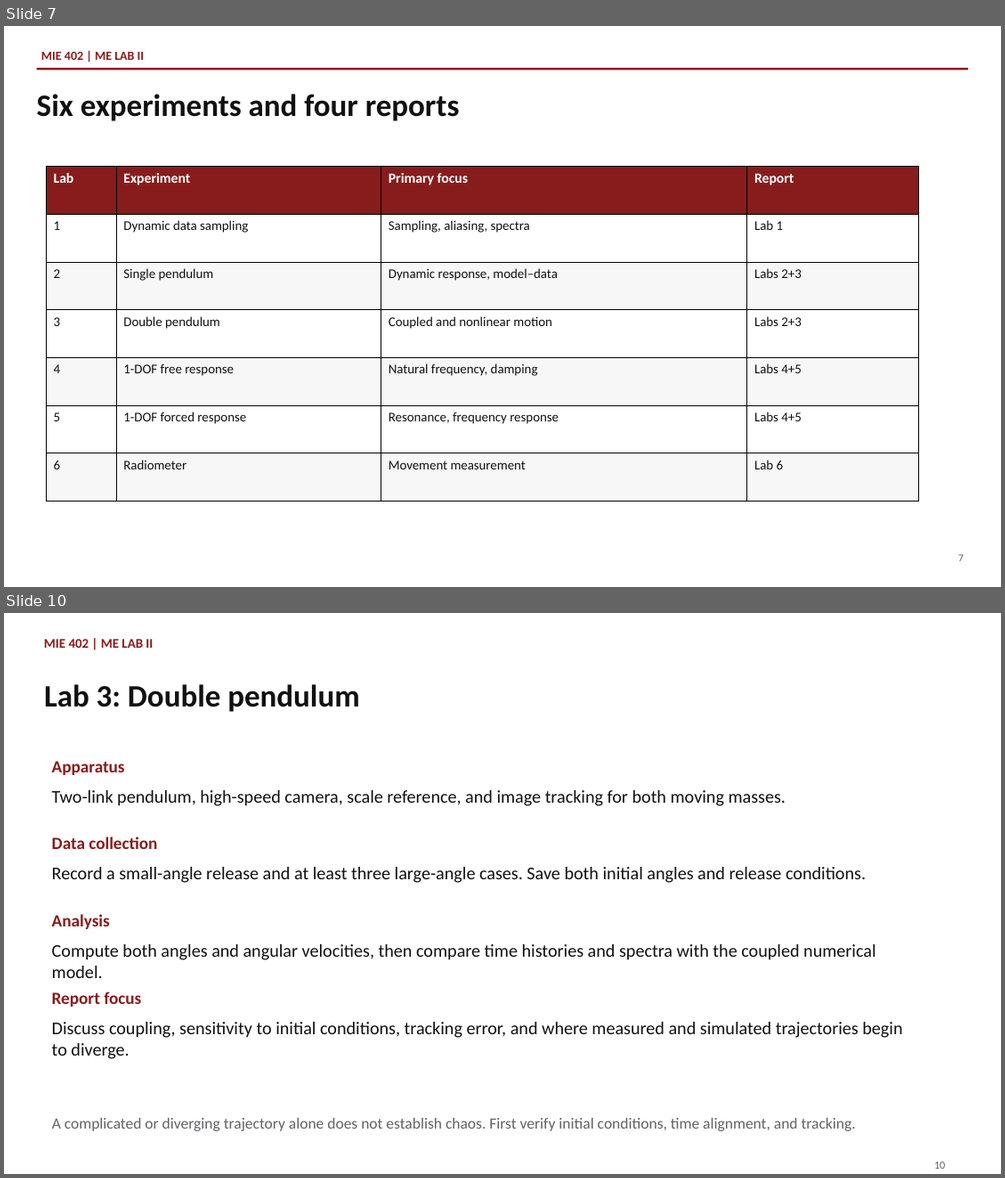
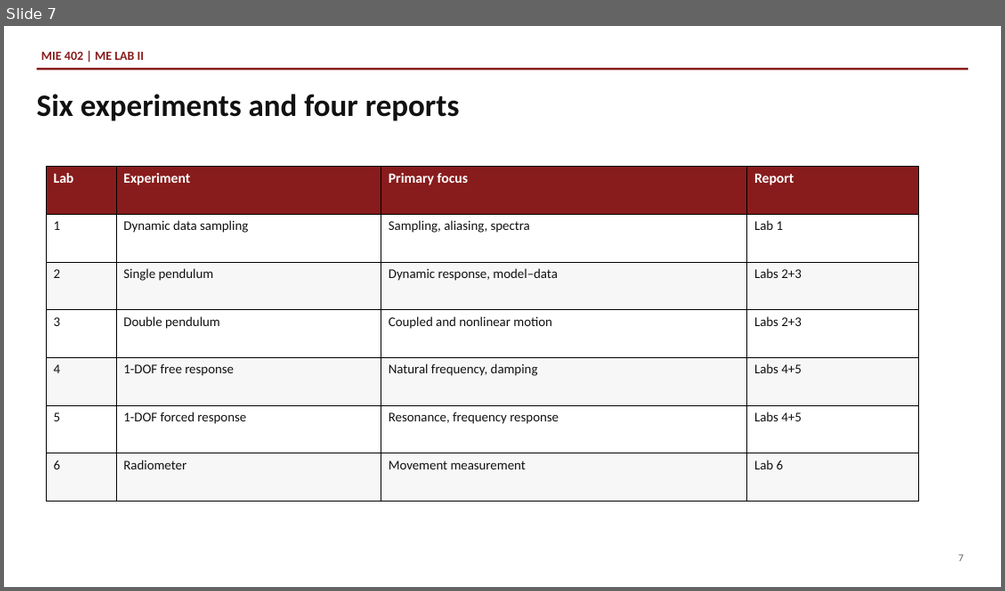
Before and after one commit to Ehsan-Roohi/MIE402-Lab, a slide deck: site/docs/MIE402_Lecture01_Report_Writing_Fall2026_v1.pptx. Shown one above the other, each under a label of ours: slides 7 and 10 before the commit, slide 7 after it; the slides between them are not shown. The pictures are 1005x1178 and 1005x591 pixels, drawn with LibreOffice and Linux fonts; fonts in the diff are those of the drawing. Boxes give left, top, right and bottom in pixels: in the first picture for what was removed or moved away, otherwise in the second. Text is boxed around its words. In the diff, an @@ line names an element or a change of style, - is before the commit and + after.

```diff
--- a/site/docs/MIE402_Lecture01_Report_Writing_Fall2026_v1.pptx
+++ b/site/docs/MIE402_Lecture01_Report_Writing_Fall2026_v1.pptx
@@ slide 10 removed at box(4, 613, 1001, 1174), background #FFFFFF @@
@@ text removed at box(44, 639, 153, 648) @@
-MIE 402 | ME LAB II
@@ text removed at box(44, 684, 359, 712) @@
-Lab 3: Double pendulum
@@ text removed at box(52, 761, 125, 775) @@
-Apparatus
@@ text removed at box(52, 790, 785, 806) @@
-Two-link pendulum, high-speed camera, scale reference, and image tracking for both moving masses.
@@ text removed at box(52, 836, 157, 849) @@
-Data collection
@@ text removed at box(52, 867, 866, 883) @@
-Record a small-angle release and at least three large-angle cases. Save both initial angles and release conditions.
@@ text removed at box(52, 914, 110, 929) @@
-Analysis
@@ text removed at box(52, 944, 875, 978) @@
-Compute both angles and angular velocities, then compare time histories and spectra with the coupled numerical model.
@@ text removed at box(52, 991, 141, 1006) @@
-Report focus
@@ text removed at box(52, 1022, 902, 1059) @@
-Discuss coupling, sensitivity to initial conditions, tracking error, and where measured and simulated trajectories begin to diverge.
@@ text removed at box(52, 1118, 856, 1131) @@
-A complicated or diverging trajectory alone does not establish chaos. First verify initial conditions, time alignment, and tracking.
@@ text removed at box(934, 1161, 945, 1168) @@
-10
```
Also in this commit, not shown: 17 slides changed, 13 slides added, 6 other slides removed, 12 other files.
